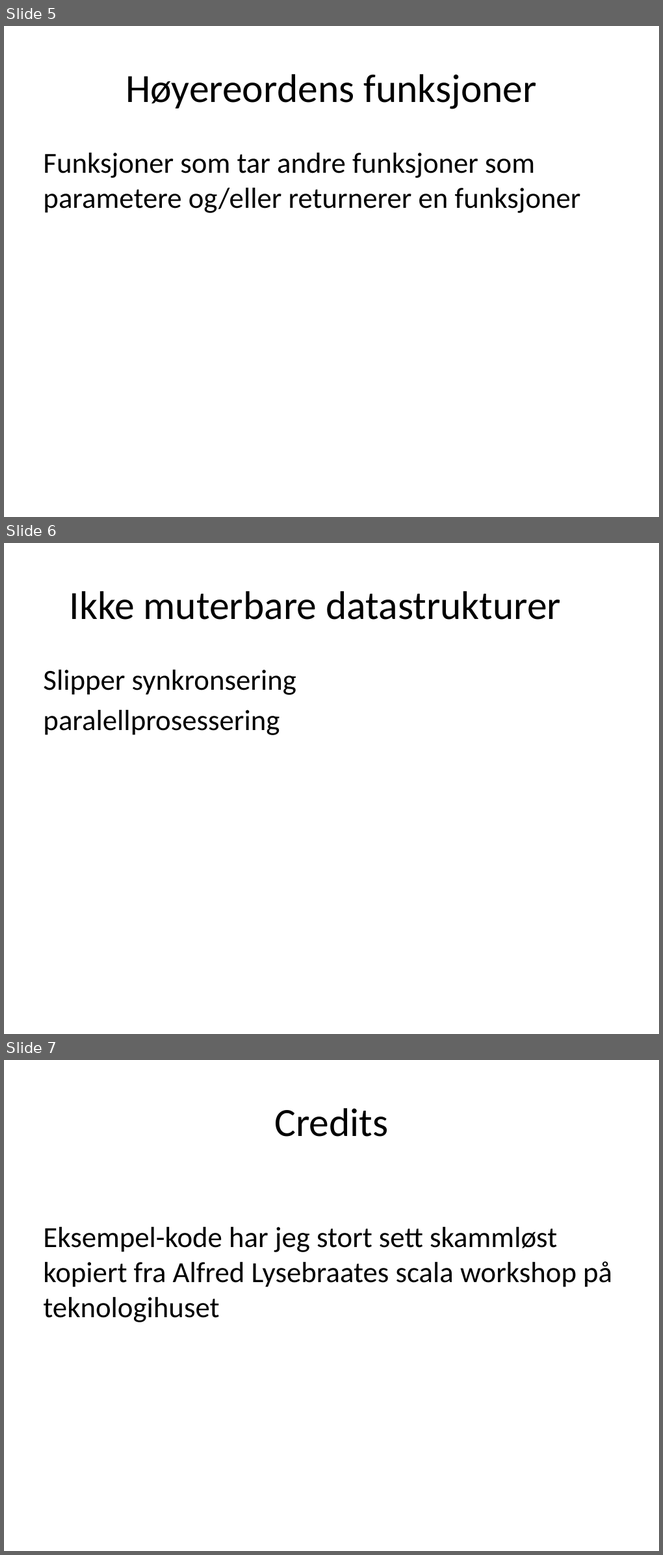
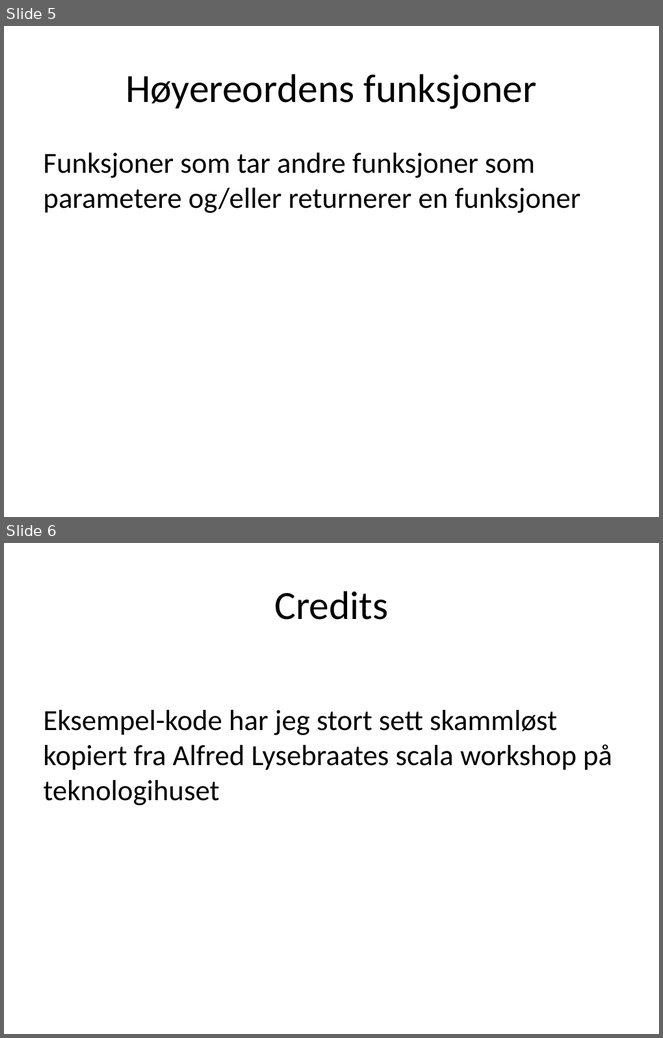
Before and after one commit to janeriksvendsen/functionalprogramming0, a slide deck: presentation/FunctionalProgramming0.pptx. Shown one above the other, each under a label of ours: slides 5, 6 and 7 before the commit, slides 5 and 6 after it. The pictures are 663x1555 and 663x1038 pixels, drawn with LibreOffice and Linux fonts; fonts in the diff are those of the drawing. Boxes give left, top, right and bottom in pixels: in the first picture for what was removed or moved away, otherwise in the second. Text is boxed around its words. In the diff, an @@ line names an element or a change of style, - is before the commit and + after.

```diff
--- a/presentation/FunctionalProgramming0.pptx
+++ b/presentation/FunctionalProgramming0.pptx
@@ slide 6 removed at <box>4,543,659,1034</box>, background #FFFFFF @@
@@ title removed at <box>70,591,561,620</box> @@
-Ikke muterbare datastrukturer
@@ text removed at <box>43,670,296,735</box> @@
-Slipper synkronsering
-paralellprosessering
@@ what was slide 7 is now slide 6 @@
```
Also in this commit, not shown: 4 slides added, 4 other files.
